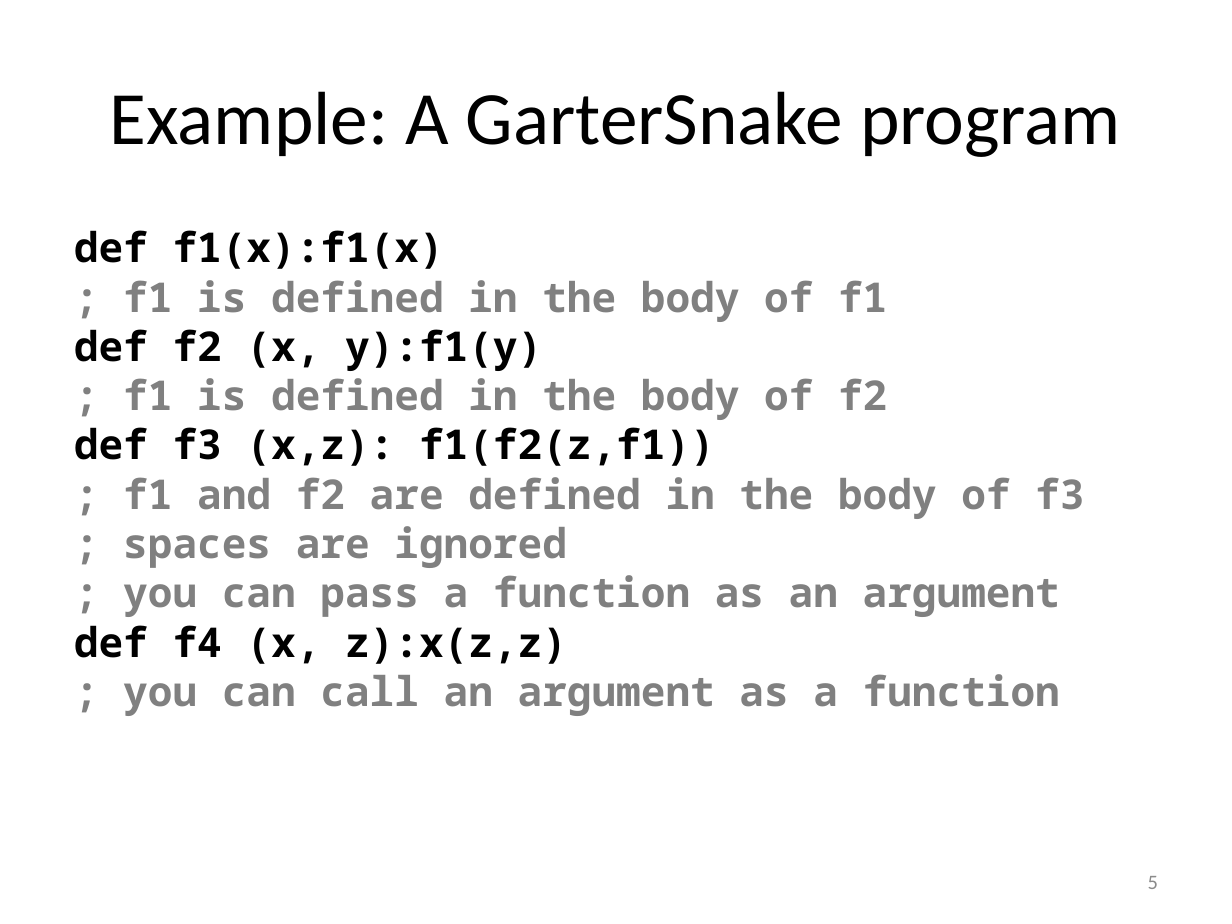
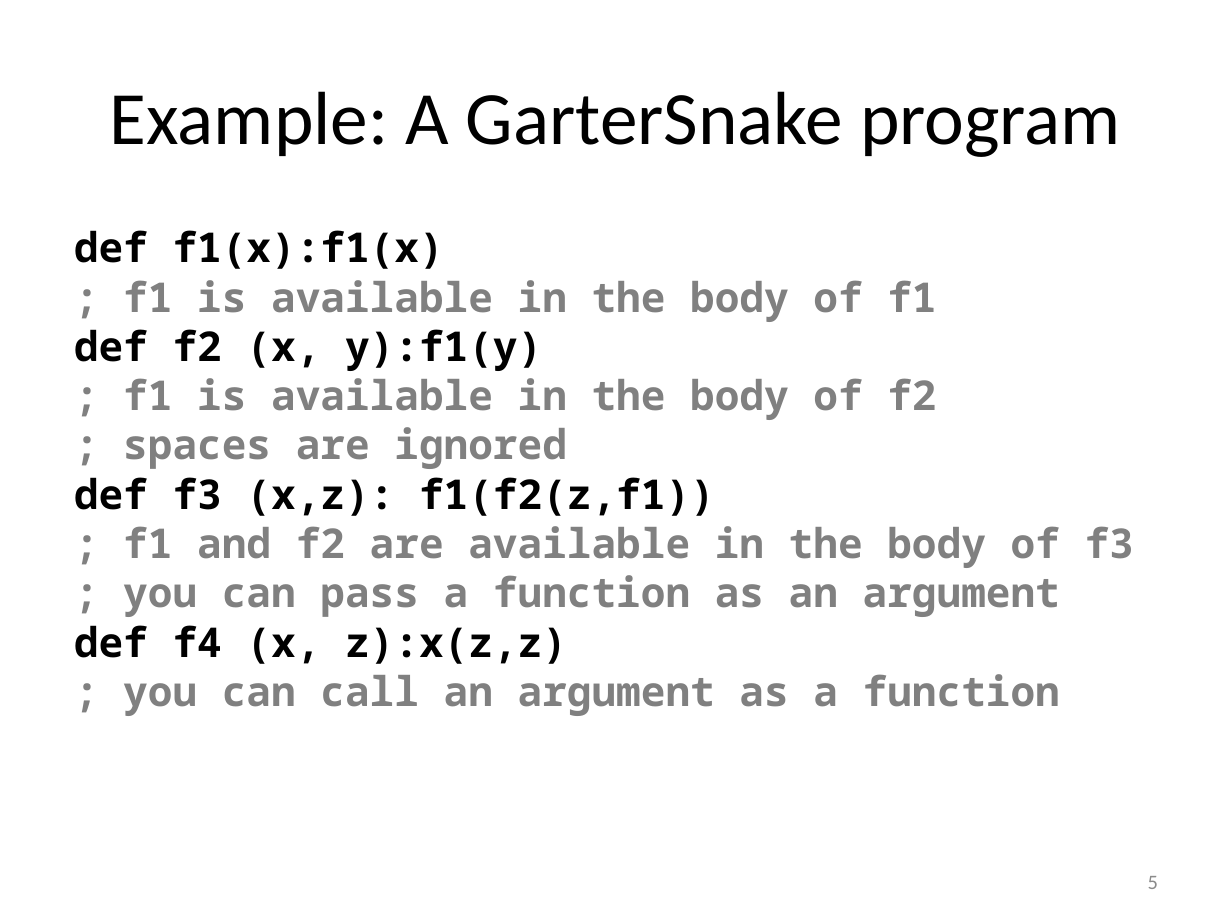
Before and after one commit to mwand/cs5010f16, a slide deck: slide 5 of Slides/Lesson 7.4 Case Study-- Undefined Variables.pptx. Drawn at 1232x924 pixels with LibreOffice and Linux fonts; fonts in the diff are those of the drawing. Boxes give left, top, right and bottom in pixels: in the first picture for what was removed or moved away, otherwise in the second. Text is boxed around its words. In the diff, an @@ line names an element or a change of style, - is before the commit and + after.

```diff
--- a/Slides/Lesson 7.4 Case Study-- Undefined Variables.pptx
+++ b/Slides/Lesson 7.4 Case Study-- Undefined Variables.pptx
@@ text at box(123, 280, 936, 322): text changed @@
-; f1 is defined in the body of f1
+; f1 is available in the body of f1
@@ text at box(123, 378, 936, 469): text changed @@
-; f1 is defined in the body of f2
+; f1 is available in the body of f2
+; spaces are ignored
@@ text at box(123, 526, 1134, 568): text changed @@
-; f1 and f2 are defined in the body of f3
-; spaces are ignored
+; f1 and f2 are available in the body of f3
```
Also in this commit, not shown: 6 other slides changed, 5 other files.
